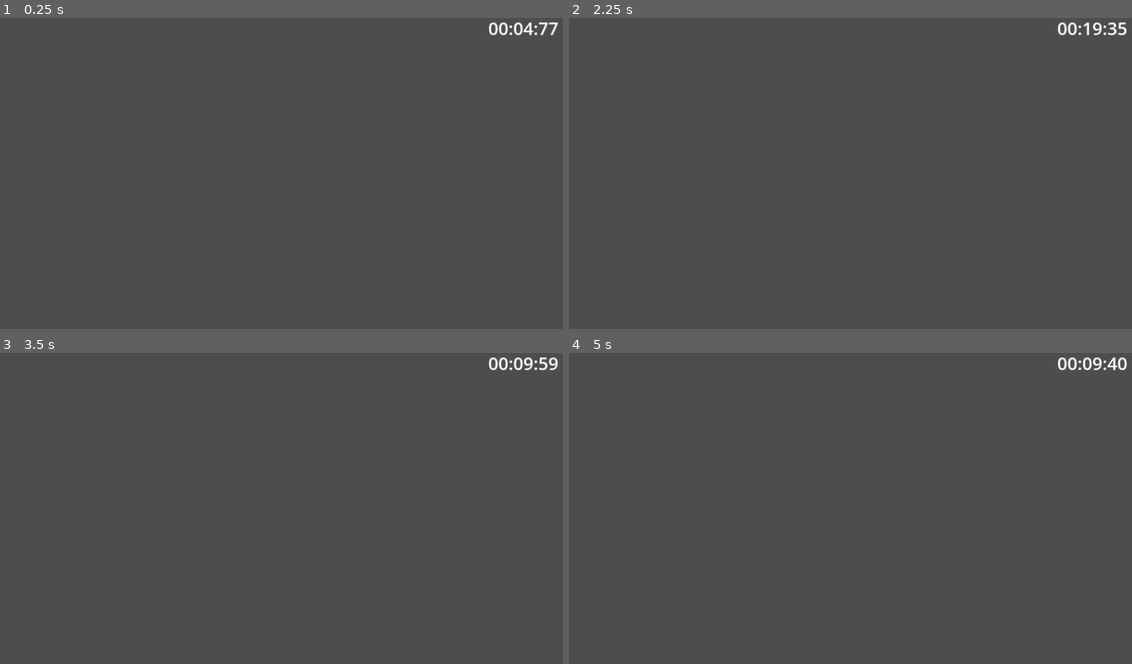
Above: before the commit, frames 1-4 (two rows, left to right).
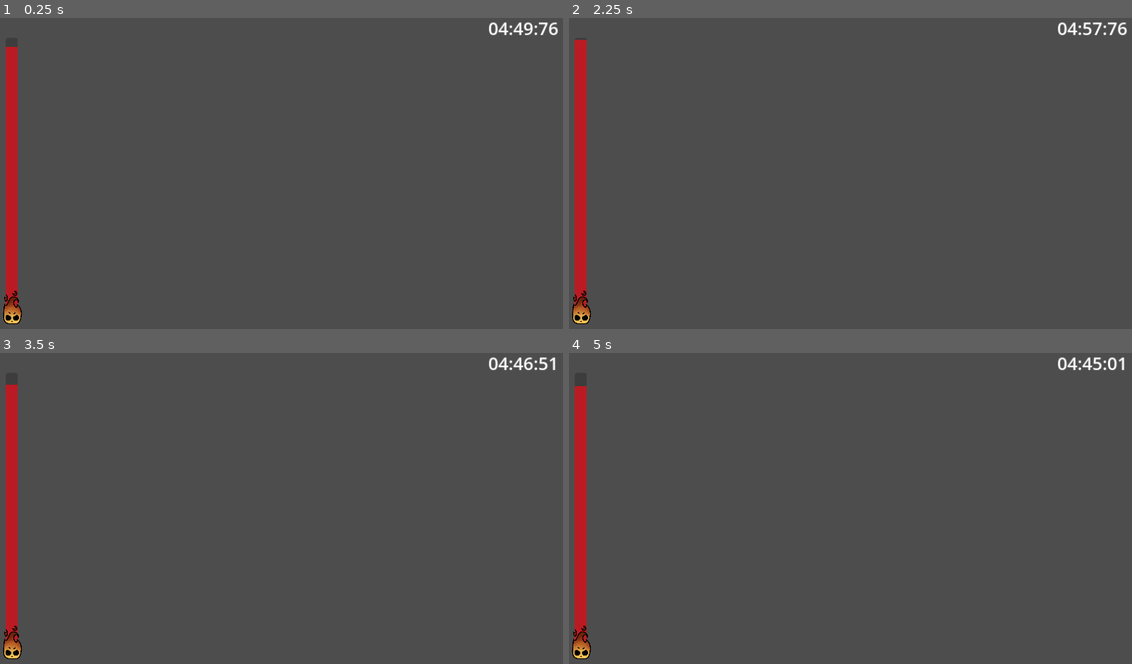
Above: after the commit, the same moments.

Repository: emil-judin/jam-burnout
Game: Godot game, scene res://scenes/ui/ui.tscn
Same seed, same stepped clock (60 frames per second), same inputs: the game is played once before the commit and once after it. This scene is started directly instead of the project's main scene.
Inputs (mouse positions are in pixels of both pictures, inside the frame that each line leads up to):
- Up to frame 1 (0.25 s): no input
- Up to frame 2 (2.25 s): move the mouse to (974, 157) at 0.52 s; hold D (right) 0.53-1.28 s; tap ] (+) at 0.6, 1.55, 2.1 s; tap / (-) at 0.8, 1.35 s; move the mouse to (737, 189) at 1.27 s; hold S (down) 1.28-2.03 s; move the mouse to (906, 101) at 2.02 s; hold D (right) from 2.03 s (still down)
- Up to frame 3 (3.5 s): tap / (-) at 2.3, 2.85 s; move the mouse to (253, 570) at 2.77 s; release D (right) at 2.78 s; hold W (up) from 2.78 s (still down); tap ] (+) at 3.05 s
- Up to frame 4 (5 s): move the mouse to (1019, 555) at 3.52 s; release W (up) at 3.53 s; press the mouse at (1019, 555) at 3.53 s; hold A (left) from 3.53 s (still down); tap / (-) at 3.8 s; move the mouse to (681, 461) at 4.27 s; release the mouse at (681, 461) at 4.28 s; tap ] (+) at 4.35 s

The runs differ from the first frame. In frame 1, 2.2% of the frame differs, in the area x 0-100%, y 1-99%; in frame 2, 2.2%; in frame 3, 2.1%; in frame 4, 2.2%.

Commit message:
progressbar und timer bugfix

Diff:
--- a/burnout/scenes/ui/ui.tscn
+++ b/burnout/scenes/ui/ui.tscn
@@ -1,6 +1,10 @@
-[gd_scene load_steps=2 format=3 uid="uid://76a05owd81yc"]
+[gd_scene load_steps=4 format=3 uid="uid://76a05owd81yc"]
 
 [ext_resource type="Script" path="res://scripts/ui.gd" id="1_qv1m4"]
+[ext_resource type="Texture2D" uid="uid://biqyy2tttry4d" path="res://assets/sprites/main_char_head.png" id="2_pbnqi"]
+
+[sub_resource type="StyleBoxFlat" id="StyleBoxFlat_n7coe"]
+bg_color = Color(0.730081, 0.104488, 0.136015, 1)
 
 [node name="UI" type="CanvasLayer"]
 script = ExtResource("1_qv1m4")
@@ -13,7 +17,27 @@
 grow_horizontal = 2
 grow_vertical = 2
 
-[node name="VBoxContainer" type="VBoxContainer" parent="Control"]
+[node name="ProgressBarContainer" type="VBoxContainer" parent="Control"]
+layout_mode = 0
+offset_top = 1080.0
+offset_right = 1080.0
+offset_bottom = 1140.0
+rotation = 4.71239
+
+[node name="MarginContainer" type="MarginContainer" parent="Control/ProgressBarContainer"]
+layout_mode = 2
+size_flags_horizontal = 3
+theme_override_constants/margin_left = 80
+theme_override_constants/margin_top = 20
+theme_override_constants/margin_right = 80
+
+[node name="ProgressBar" type="ProgressBar" parent="Control/ProgressBarContainer/MarginContainer"]
+custom_minimum_size = Vector2(0, 40)
+layout_mode = 2
+theme_override_styles/fill = SubResource("StyleBoxFlat_n7coe")
+show_percentage = false
+
+[node name="MainContainer" type="VBoxContainer" parent="Control"]
 layout_mode = 1
 anchors_preset = 15
 anchor_right = 1.0
@@ -21,29 +45,31 @@
 grow_horizontal = 2
 grow_vertical = 2
 
-[node name="Top" type="HBoxContainer" parent="Control/VBoxContainer"]
+[node name="TopBox" type="HBoxContainer" parent="Control/MainContainer"]
 custom_minimum_size = Vector2(0, 100)
 layout_mode = 2
 
-[node name="MarginContainer" type="MarginContainer" parent="Control/VBoxContainer/Top"]
-layout_mode = 2
-size_flags_horizontal = 3
-
-[node name="TextureProgressBar" type="TextureProgressBar" parent="Control/VBoxContainer/Top/MarginContainer"]
-layout_mode = 2
-
-[node name="MarginContainer2" type="MarginContainer" parent="Control/VBoxContainer/Top"]
+[node name="MarginContainer2" type="MarginContainer" parent="Control/MainContainer/TopBox"]
 layout_mode = 2
 size_flags_horizontal = 3
 theme_override_constants/margin_top = 5
 theme_override_constants/margin_right = 20
 
-[node name="Countdown" type="RichTextLabel" parent="Control/VBoxContainer/Top/MarginContainer2"]
+[node name="Countdown" type="RichTextLabel" parent="Control/MainContainer/TopBox/MarginContainer2"]
 layout_mode = 2
 theme_override_font_sizes/normal_font_size = 60
 text = "00:00:00"
 text_direction = 2
 
-[node name="HBoxContainer2" type="HBoxContainer" parent="Control/VBoxContainer"]
+[node name="BottomBox" type="HBoxContainer" parent="Control/MainContainer"]
 layout_mode = 2
 size_flags_vertical = 3
+
+[node name="TextureRect" type="TextureRect" parent="Control"]
+layout_mode = 0
+offset_left = -30.0
+offset_top = 915.0
+offset_right = 251.0
+offset_bottom = 1333.0
+scale = Vector2(0.5, 0.5)
+texture = ExtResource("2_pbnqi")
--- a/burnout/scripts/ui.gd
+++ b/burnout/scripts/ui.gd
@@ -1,12 +1,18 @@
+class_name UI
 extends CanvasLayer
 
 
 
-@export var wait_time: float = 5.0  # seconds
+@export var wait_time: float = 290.0  # seconds
+@export var max_time: float = 300.0
+
 var timer = null
-@onready var countdown_label: RichTextLabel = $Control/VBoxContainer/Top/MarginContainer2/Countdown
+
+@onready var countdown_label: RichTextLabel = $Control/MainContainer/TopBox/MarginContainer2/Countdown
+@onready var progress_bar: ProgressBar = $Control/ProgressBarContainer/MarginContainer/ProgressBar
 
 func _ready():
+	progress_bar.max_value = max_time
 	timer = Timer.new()
 	timer.set_wait_time(wait_time)
 	add_child(timer)
@@ -14,6 +20,15 @@
 	timer.start()
 
 func _process(delta):
+	update_countdown()
+	update_progress_bar()
+
+	if Input.is_action_just_pressed("+"):
+		add_time(10)
+	if Input.is_action_just_pressed("-"):
+		subtract_time(10)
+
+func update_countdown() -> void:
 	if timer:
 		var current_time = timer.time_left
 		var min = int(current_time) / 60
@@ -29,29 +44,38 @@
 		if sec <= 9:
 			sec_output = "0" + sec_output
 
+		if msec == 100:
+			msec_output = "00"
 		if msec <= 9:
 			msec_output = "0" + msec_output
 
 		countdown_label.text = min_output + ":" +  sec_output + ":" + msec_output
 
-		if Input.is_action_just_pressed("+"):
-			add_time(10)
-		if Input.is_action_just_pressed("-"):
-			subtract_time(10)
+func update_progress_bar() -> void:
+	if timer:
+		progress_bar.value = timer.time_left
 
-func _on_timer_timeout():
-	print("Countdown complete!")
+func _on_timer_timeout() -> void:
 	timer.stop()
+	transition_to_end()
 
 
 func add_time(seconds: float) -> void:
-	timer.start(timer.time_left + seconds)
+	if timer.time_left + seconds <= max_time:
+		timer.start(timer.time_left + seconds)
+	else:
+		timer.start(max_time)
 
 
 func subtract_time(seconds: float) -> void:
 	if timer.time_left - seconds > 0:
-		"timer"
 		timer.start(timer.time_left - seconds)
 	else:
-		print("timer 0")
 		timer.stop()
+		transition_to_end()
+
+
+func transition_to_end() -> void:
+	pass
+	# save run time to file
+	# change scene to endscreen
Binary file added: burnout/assets/sprites/main_char_head.png
Not shown, added: burnout/assets/sprites/main_char_head.png.import
